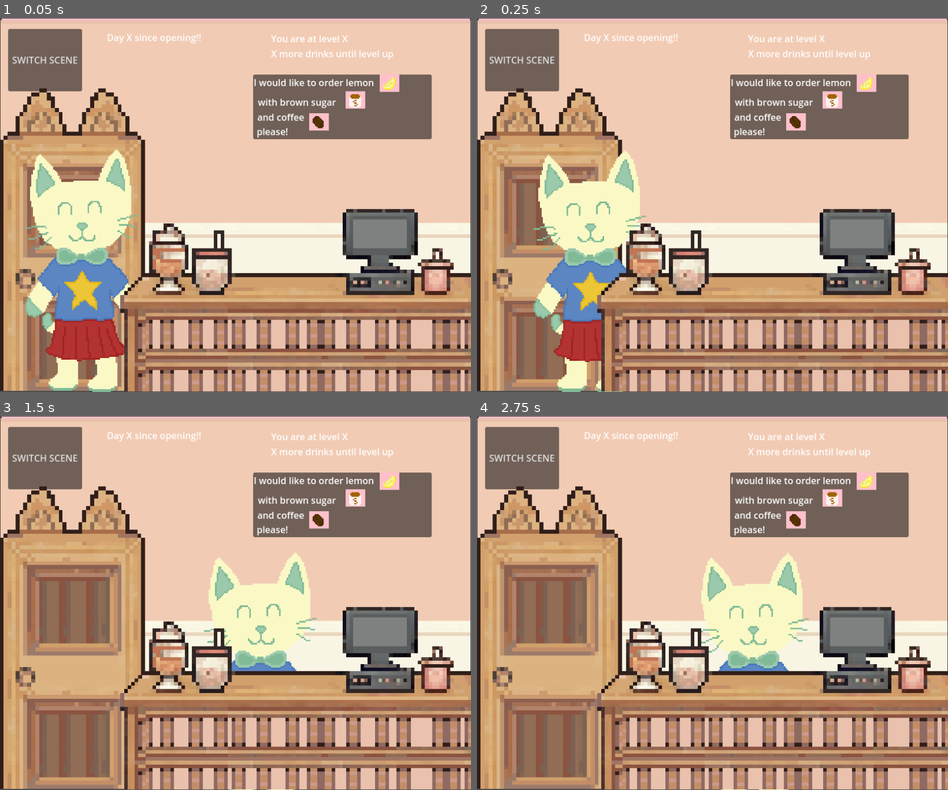
Above: before the commit, frames 1-4 (two rows, left to right).
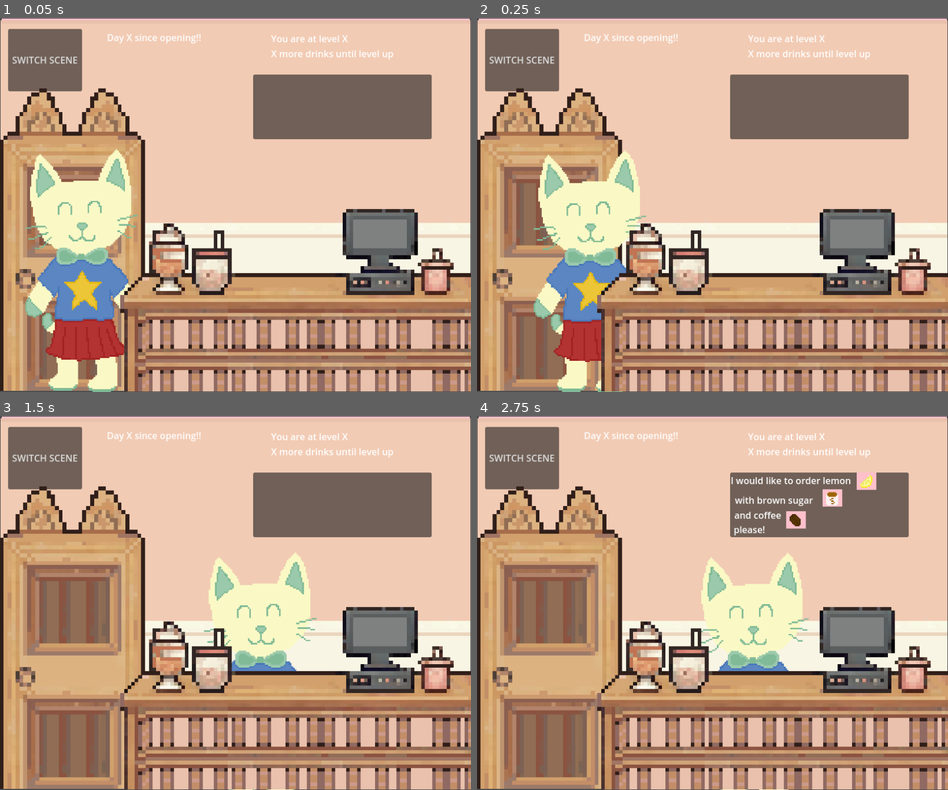
Above: after the commit, the same moments.

Repository: aylabaguette/40sGame
Game: Godot game, scene res://scenes/main.tscn
Two runs of this game, one before a commit and one after it. Both use one fixed random seed, a clock stepped at 60 frames per second and the inputs below.
Inputs (mouse positions are in pixels of both pictures, inside the frame that each line leads up to):
- Up to frame 1 (0.05 s): no input
- Up to frame 2 (0.25 s): no input
- Up to frame 3 (1.5 s): move the mouse to (183, 737) at 0.52 s; click (183, 737) at 0.6 s; move the mouse to (141, 621) at 1.27 s; click (141, 621) at 1.35 s
- Up to frame 4 (2.75 s): move the mouse to (759, 520) at 2.02 s; click (759, 520) at 2.1 s

The runs differ from the first frame. In frame 1, 1.2% of the frame differs, in the area x 54-85%, y 15-32%; in frame 2, 1.2%; in frame 3, 1.2%; in frame 4, nothing differs.

Commit message:
did more "animation"
speech bubble shows up after the cat moves to behind the counter!

Diff:
--- a/40s-game/scenes/Shop.tscn
+++ b/40s-game/scenes/Shop.tscn
@@ -97,6 +97,7 @@
 
 [node name="SpeechBubble" type="Node2D" parent="."]
 script = ExtResource("12_lljb8")
+character_manager_path = NodePath("../Character sprites/character")
 
 [node name="Panel" type="Panel" parent="SpeechBubble"]
 offset_left = 438.0
--- a/40s-game/scenes/SpeechBubble.gd
+++ b/40s-game/scenes/SpeechBubble.gd
@@ -14,30 +14,18 @@
 
 @onready var panel: Panel = $Panel
 
+@export var character_manager_path: NodePath  # Set this in the editor to point to the CharacterManager node
+
+
 # Called when the node enters the scene tree for the first time.
 func _ready() -> void:
 	#access the global variables
 	var toppings = SignalBus.unlockedToppings
 	var drinks = SignalBus.unlockedDrinks
 
-	#will have to change this variabel to be the randomized toppings that are picked!!??
-	var toppingSelected = "res://sprites/kitchen/toppings - dispenser/brown sugar.PNG"
-	var toppingSelected2 = "res://sprites/kitchen/toppings - dispenser/coffee.PNG"
-	var flavourSelected = "res://sprites/kitchen/toppings - dispenser/lemon.PNG"
+	var character_manager = get_node(character_manager_path)
+	character_manager.connect("character_arrived", Callable(self, "showSpeechBubble"))
 
-	var topping1Name = getName(toppingSelected)
-	var topping2Name = getName(toppingSelected2)
-	var flavourName = getName(flavourSelected)
-
-
-	#var message = "order text here!"
-	#I woudl like to order _flavour_ (photo) with _topping1_ (photo) and _topping2_ (photo) pelase!
-	var message1 = "I would like to order " +flavourName
-	var message2 = " with " + topping1Name
-	var message3 = " and " + topping2Name
-	var message4 = " please!"
-
-	setBubble(toppingSelected, toppingSelected2, flavourSelected, message1, message2, message3, message4)
 
 
 # Called every frame. 'delta' is the elapsed time since the previous frame.
@@ -48,6 +36,7 @@
 func getName(path: String) -> String:
 	var fileName = path.get_file().get_basename()  #this gets the name of the file!!
 	return fileName
+
 
 
 func setBubble(image_path: String, image_path2: String, image_path3: String, order1: String, order2: String, order3: String, order4: String)-> void:
@@ -63,3 +52,21 @@
 	label2.text = order2
 	label3.text = order3
 	label4.text = order4
+
+
+func showSpeechBubble():
+	var toppingSelected = "res://sprites/kitchen/toppings - dispenser/brown sugar.PNG"
+	var toppingSelected2 = "res://sprites/kitchen/toppings - dispenser/coffee.PNG"
+	var flavourSelected = "res://sprites/kitchen/toppings - dispenser/lemon.PNG"
+
+	var topping1Name = getName(toppingSelected)
+	var topping2Name = getName(toppingSelected2)
+	var flavourName = getName(flavourSelected)
+
+	var message1 = "I would like to order " + flavourName
+	var message2 = " with " + topping1Name
+	var message3 = " and " + topping2Name
+	var message4 = " please!"
+
+	setBubble(toppingSelected, toppingSelected2, flavourSelected, message1, message2, message3, message4)
+	panel.visible = true
--- a/40s-game/scenes/character.gd
+++ b/40s-game/scenes/character.gd
@@ -7,6 +7,8 @@
 @onready var bob_ferguson: Sprite2D = $"../BobFerguson"
 @onready var mabel: Sprite2D = $"../Mabel"
 
+#signal to connect character entering the shop and the speech bubble!
+signal character_arrived
 
 func _ready() -> void:
 	randomCharacter()
@@ -49,3 +51,8 @@
 
 	#moves the selectedSprit.position to endPosition over 1.5 seconds
 	tween.tween_property(selectedSprite, "position", endPosition, 2).set_trans(Tween.TRANS_SINE).set_ease(Tween.EASE_OUT)
+
+	tween.tween_callback(Callable(self, "_on_character_arrived"))
+
+func _on_character_arrived():
+	emit_signal("character_arrived")
